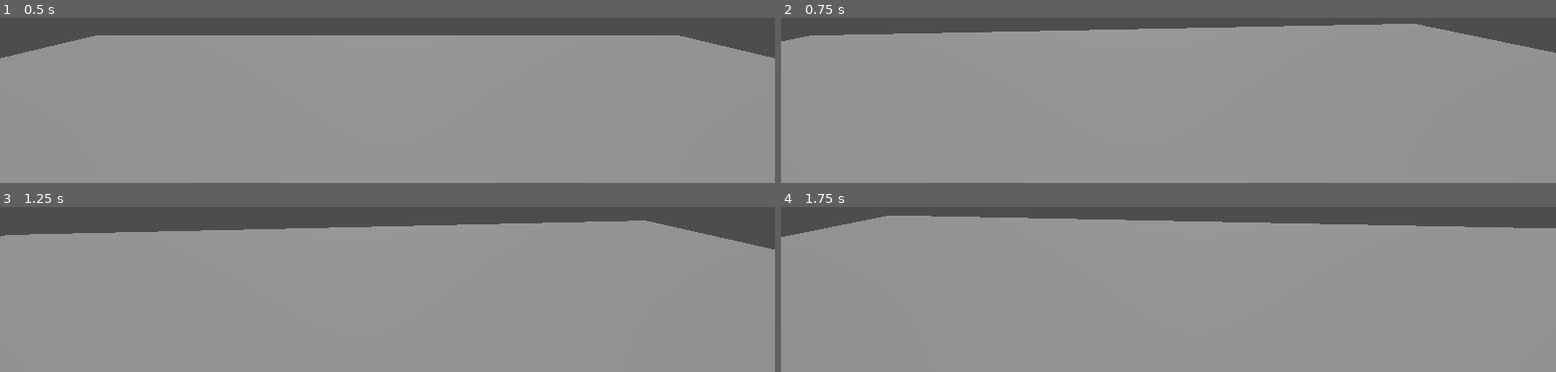
Above: before the commit, frames 1-4 (two rows, left to right).
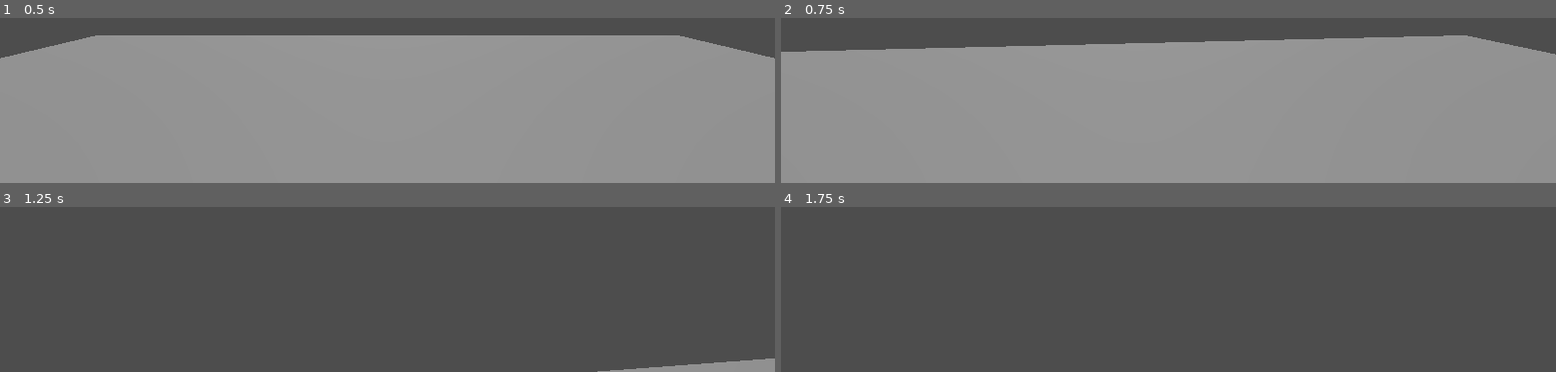
Above: after the commit, the same moments.

Repository: JmatiF/RobotsVsVirus
Game: Godot game, scene res://Scenes/Levels/World.tscn
Same seed, same stepped clock (60 frames per second), same inputs: the game is played once before the commit and once after it.
Inputs (mouse positions are in pixels of both pictures, inside the frame that each line leads up to):
- Up to frame 1 (0.5 s): no input
- Up to frame 2 (0.75 s): move the mouse to (outside the picture) at 0.52 s; hold W (moveForward) from 0.53 s (still down); tap Space (jump) at 0.6 s
- Up to frame 3 (1.25 s): keep holding W (moveForward); tap Space (jump) at 0.77, 1.07 s
- Up to frame 4 (1.75 s): keep holding W (moveForward); move the mouse to (outside the picture) at 1.27 s; tap Space (jump) at 1.35, 1.52 s

Frame 1 is identical in both runs. In frame 2, 7.4% of the frame differs, in the area x 0-100%, y 3-23%; in frame 3, 86%; in frame 4, 91%, in the area x 0-100%, y 5-100%.

Commit message:
Entity added

Diff:
--- /dev/null
+++ b/Scenes/Entity/Entity.tscn
@@ -0,0 +1,8 @@
+[gd_scene load_steps=2 format=3 uid="uid://cfq6ppiobi3pr"]
+
+[ext_resource type="Script" path="res://Scripts/Entity/Entity.gd" id="1_auyq1"]
+
+[node name="Entity" type="Node3D"]
+script = ExtResource("1_auyq1")
+
+[node name="Timer" type="Timer" parent="."]
--- a/Scripts/Characters/Player.gd
+++ b/Scripts/Characters/Player.gd
@@ -1,11 +1,20 @@
-extends CharacterBody3D
+extends Entity
 
-
-var speed = 5.0
-var jump_velocity = 4.5
+#movement
+var speed = 50.0
+var jump_velocity = 5.0
 
 # Get the gravity from the project settings to be synced with RigidBody nodes.
 var gravity = ProjectSettings.get_setting("physics/3d/default_gravity")
+
+# Components
+@onready var camera = $CameraController
+
+
+func _ready():
+	max_hp = 100.0
+	current_hp = 100.0
+
 
 
 func _physics_process(delta):
@@ -29,3 +38,9 @@
 		velocity.z = move_toward(velocity.z, 0, speed)
 
 	move_and_slide()
+
+
+# Override death
+func death():
+	print("Moriste")
+	queue_free()
--- /dev/null
+++ b/Scripts/Entity/Entity.gd
@@ -0,0 +1,24 @@
+extends CharacterBody3D
+class_name Entity
+
+# Health
+var current_hp : float
+var max_hp : float
+
+# Attack
+var damage : float
+var attack_dist : float
+var attack_rate : float
+
+# Components
+@onready var timer = $Timer
+
+
+
+func take_damage(damage: float):
+	current_hp -= damage
+	if current_hp <= 0:
+		death()
+
+func death():
+	queue_free()
